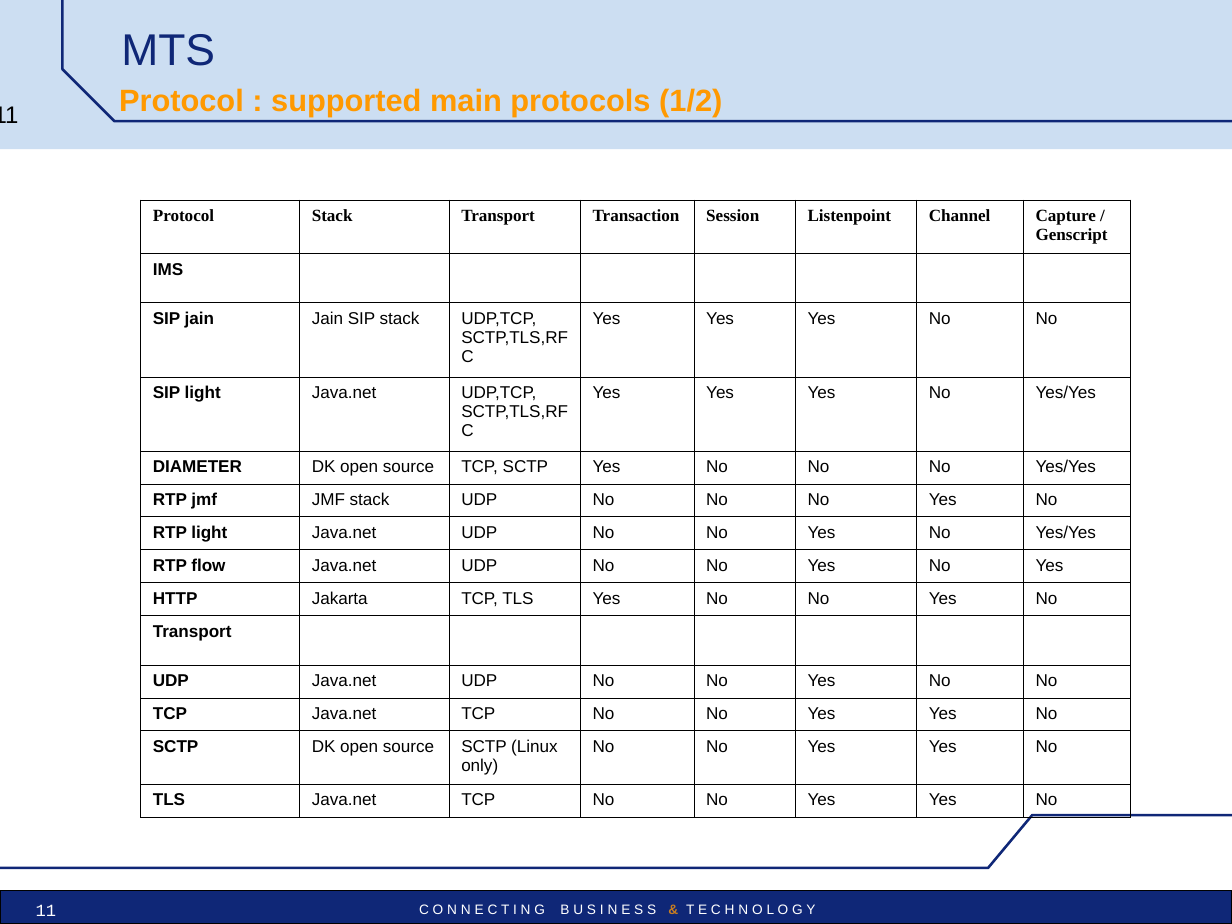
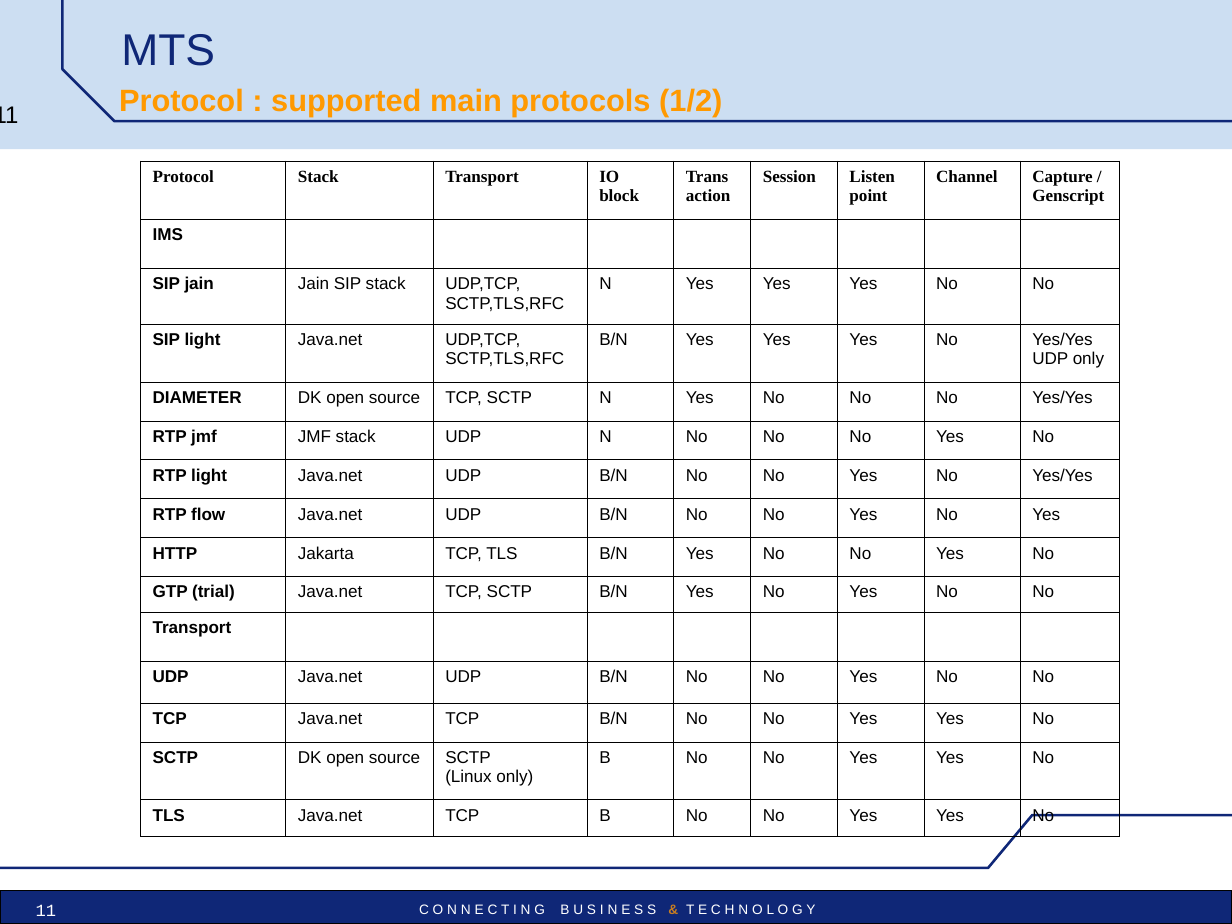
Before and after one commit to vu3mmg/mts-project, a slide deck: slide 11 of trunk/mts/src/main/doc/MTS_pres_technical.ppt. Drawn at 1232x924 pixels with LibreOffice and Linux fonts; fonts in the diff are those of the drawing; background and template pictures are left out. Boxes give left, top, right and bottom in pixels: in the first picture for what was removed or moved away, otherwise in the second. Text is boxed around its words. In the diff, an @@ line names an element or a change of style, - is before the commit and + after.

```diff
--- a/trunk/mts/src/main/doc/MTS_pres_technical.ppt
+++ b/trunk/mts/src/main/doc/MTS_pres_technical.ppt
@@ table at box(140, 161, 1117, 825) @@
-Protocol | Stack | Transport | Transaction | Session | Listenpoint | Channel | Capture / / Genscript
-IMS |  |  |  |  |  |  | 
-SIP jain | Jain SIP stack | UDP,TCP, SCTP,TLS,RFC | Yes | Yes | Yes | No | No
-SIP light | Java.net | UDP,TCP, SCTP,TLS,RFC | Yes | Yes | Yes | No | Yes/Yes
-DIAMETER | DK open source | TCP, SCTP | Yes | No | No | No | Yes/Yes
-RTP jmf | JMF stack | UDP | No | No | No | Yes | No
-RTP light | Java.net | UDP | No | No | Yes | No | Yes/Yes
-RTP flow | Java.net | UDP | No | No | Yes | No | Yes
-HTTP | Jakarta | TCP, TLS | Yes | No | No | Yes | No
-Transport |  |  |  |  |  |  | 
-UDP | Java.net | UDP | No | No | Yes | No | No
-TCP | Java.net | TCP | No | No | Yes | Yes | No
-SCTP | DK open source | SCTP (Linux only) | No | No | Yes | Yes | No
-TLS | Java.net | TCP | No | No | Yes | Yes | No
+Protocol | Stack | Transport | IO block | Trans action | Session | Listen point | Channel | Capture / / Genscript
+IMS |  |  |  |  |  |  |  | 
+SIP jain | Jain SIP stack | UDP,TCP, SCTP,TLS,RFC | N | Yes | Yes | Yes | No | No
+SIP light | Java.net | UDP,TCP, SCTP,TLS,RFC | B/N | Yes | Yes | Yes | No | Yes/Yes / UDP only
+DIAMETER | DK open source | TCP, SCTP | N | Yes | No | No | No | Yes/Yes
+RTP jmf | JMF stack | UDP | N | No | No | No | Yes | No
+RTP light | Java.net | UDP | B/N | No | No | Yes | No | Yes/Yes
+RTP flow | Java.net | UDP | B/N | No | No | Yes | No | Yes
+HTTP | Jakarta | TCP, TLS | B/N | Yes | No | No | Yes | No
+GTP (trial) | Java.net | TCP, SCTP | B/N | Yes | No | Yes | No | No
+Transport |  |  |  |  |  |  |  | 
+UDP | Java.net | UDP | B/N | No | No | Yes | No | No
+TCP | Java.net | TCP | B/N | No | No | Yes | Yes | No
+SCTP | DK open source | SCTP / (Linux only) | B | No | No | Yes | Yes | No
+TLS | Java.net | TCP | B | No | No | Yes | Yes | No
@@ table: place and size @@
-table at box(140, 200, 1130, 809)
+table at box(140, 161, 1117, 825)
```
Also in this commit, not shown: 9 other slides changed, 2 slides added.
